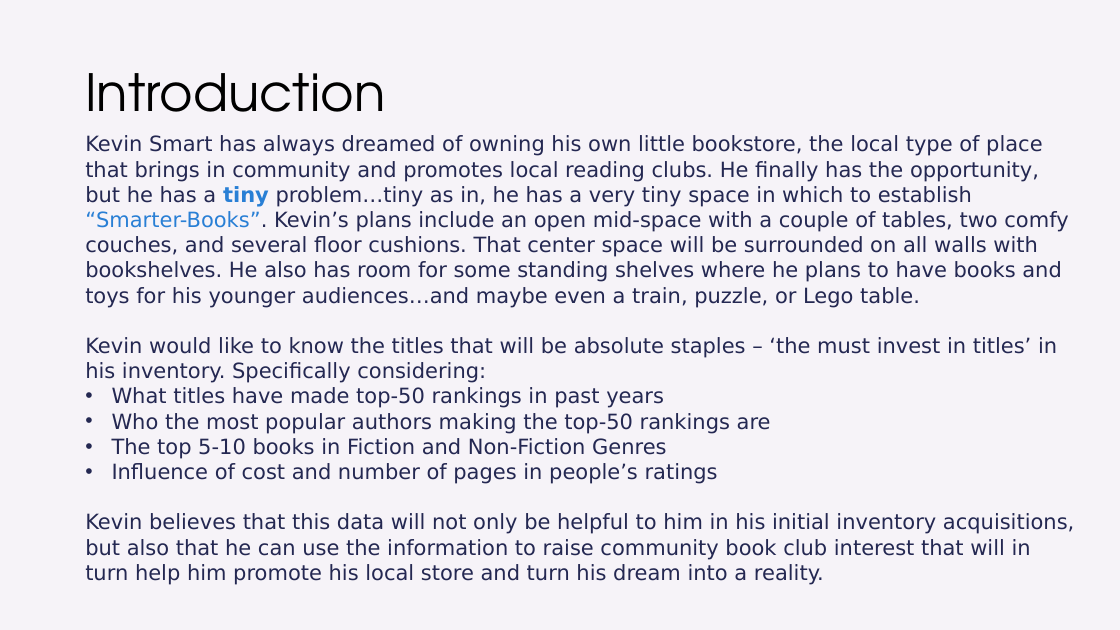
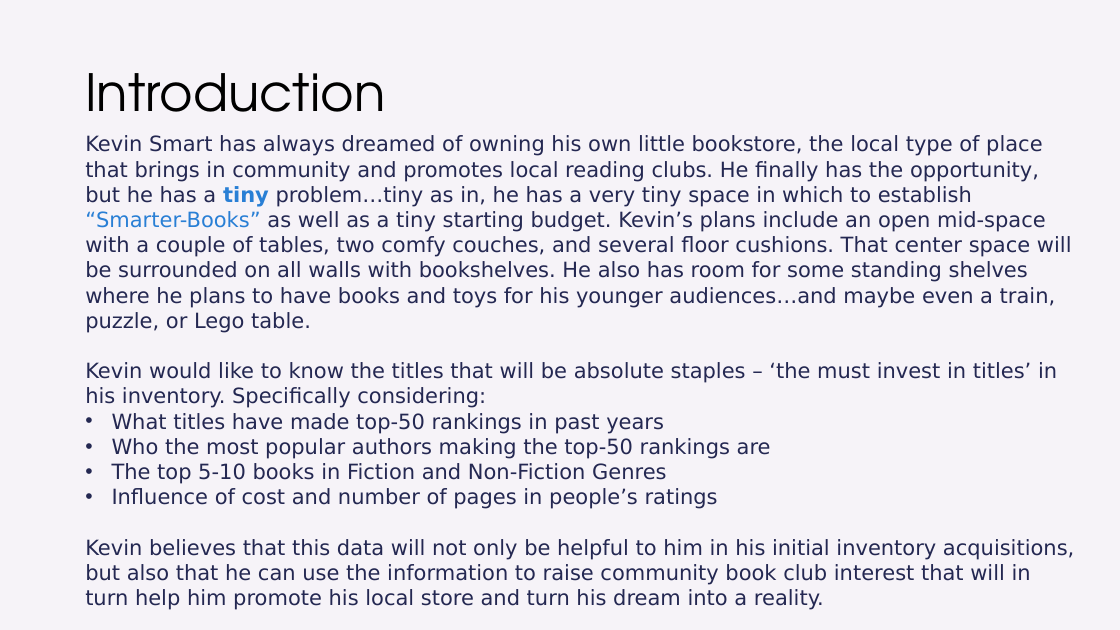
Before and after one commit to learningsCCM/Final-Project, a slide deck: slide 2 of FinalProjectPresentation.pptx. Drawn at 1120x630 pixels with LibreOffice and Linux fonts; fonts in the diff are those of the drawing. Boxes give left, top, right and bottom in pixels: in the first picture for what was removed or moved away, otherwise in the second. Text is boxed around its words. In the diff, an @@ line names an element or a change of style, - is before the commit and + after.

```diff
--- a/FinalProjectPresentation.pptx
+++ b/FinalProjectPresentation.pptx
@@ text at (x1=85, y1=135, x2=1072, y2=333): text changed @@
-Kevin Smart has always dreamed of owning his own little bookstore, the local type of place that brings in community and promotes local reading clubs. He finally has the opportunity, but he has a tiny problem…tiny as in, he has a very tiny space in which to establish “Smarter-Books”. Kevin’s plans include an open mid-space with a couple of tables, two comfy couches, and several floor cushions. That center space will be surrounded on all walls with bookshelves. He also has room for some standing shelves where he plans to have books and toys for his younger audiences…and maybe even a train, puzzle, or Lego table.
+Kevin Smart has always dreamed of owning his own little bookstore, the local type of place that brings in community and promotes local reading clubs. He finally has the opportunity, but he has a tiny problem…tiny as in, he has a very tiny space in which to establish “Smarter-Books” as well as a tiny starting budget. Kevin’s plans include an open mid-space with a couple of tables, two comfy couches, and several floor cushions. That center space will be surrounded on all walls with bookshelves. He also has room for some standing shelves where he plans to have books and toys for his younger audiences…and maybe even a train, puzzle, or Lego table.
```
Also in this commit, not shown: 10 other slides changed.
